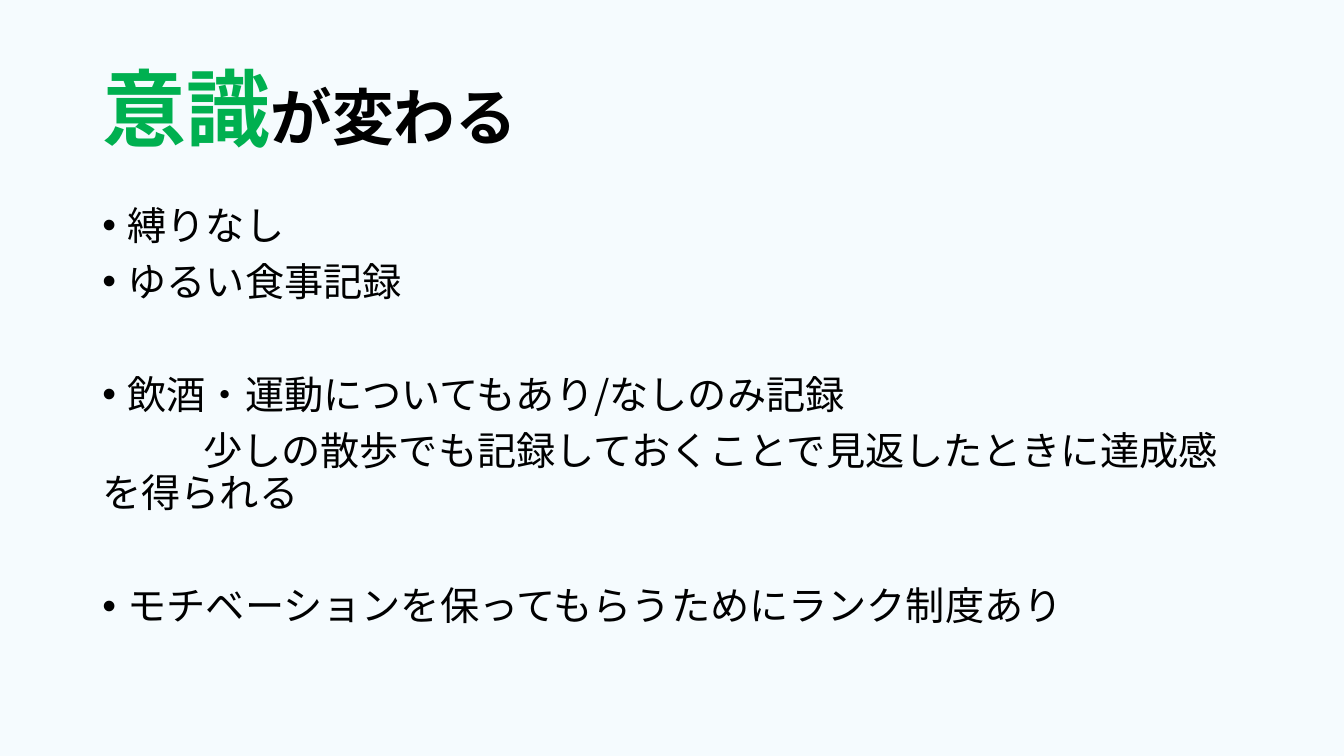
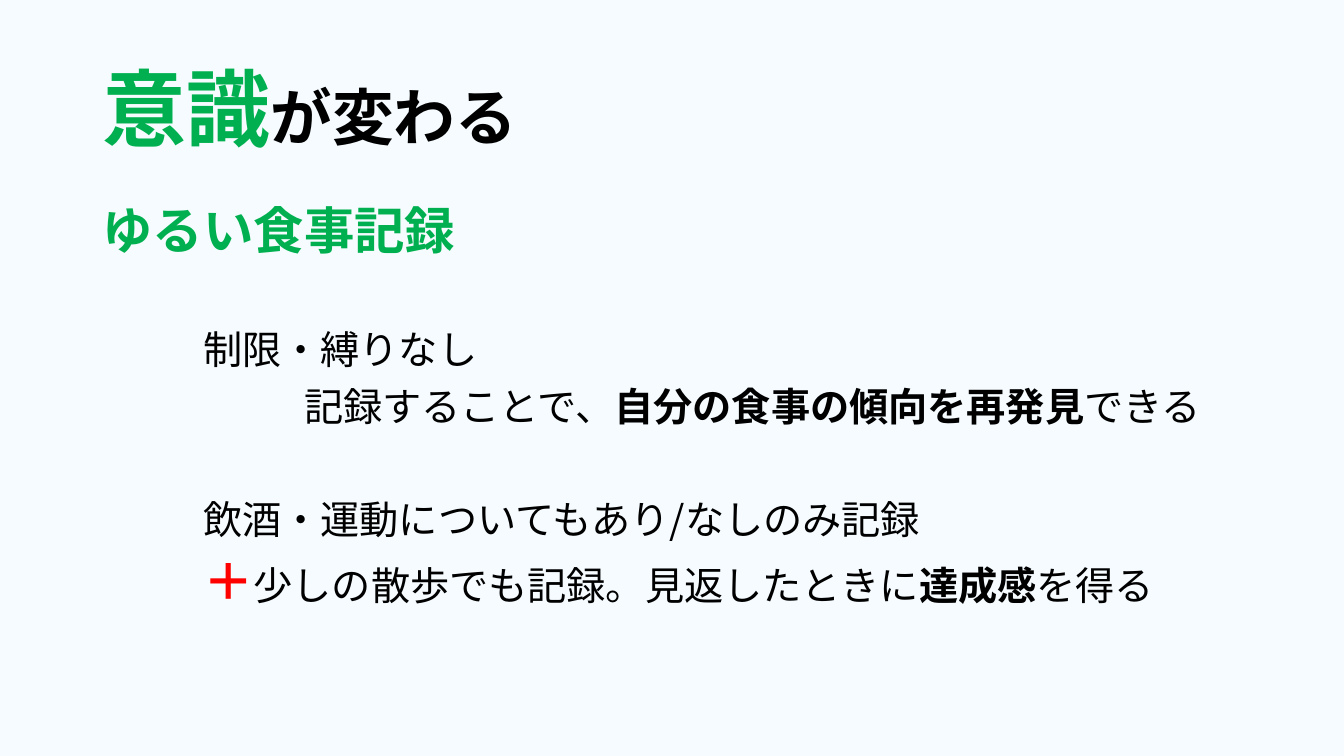
Before and after one commit to dojo2023/E-4, a slide deck: slide 15 of 共有用フォルダー/成果発表.pptx. Drawn at 1344x756 pixels with LibreOffice and Linux fonts; fonts in the diff are those of the drawing. Boxes give left, top, right and bottom in pixels: in the first picture for what was removed or moved away, otherwise in the second. Text is boxed around its words. In the diff, an @@ line names an element or a change of style, - is before the commit and + after.

```diff
--- a/共有用フォルダー/成果発表.pptx
+++ b/共有用フォルダー/成果発表.pptx
@@ text at <box>102,206,920,541</box>: size 28 to 36 pt, text colour #000000 to #00B050, bold on in "ゆるい食事記録"; bullet • to none @@
@@ text at <box>128,207,285,243</box>: paragraph removed @@
-• 縛りなし
@@ text at <box>203,331,1201,425</box>: paragraphs added @@
+制限・縛りなし
+記録することで、自分の食事の傾向を再発見できる
@@ text at <box>254,566,1154,604</box>: text changed @@
-少しの散歩でも記録しておくことで見返したときに達成感を得られる
-• モチベーションを保ってもらうためにランク制度あり
+＋少しの散歩でも記録。見返したときに達成感を得る
```
Also in this commit, not shown: 6 other slides changed, 1 slide removed.
